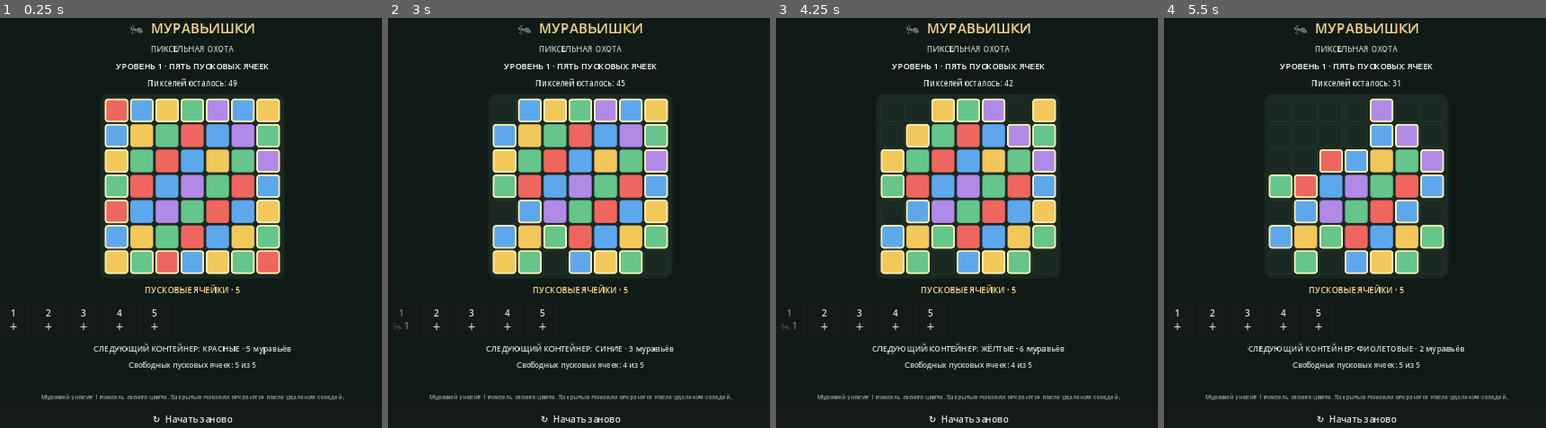
Above: before the commit, frames 1-4 (left to right).
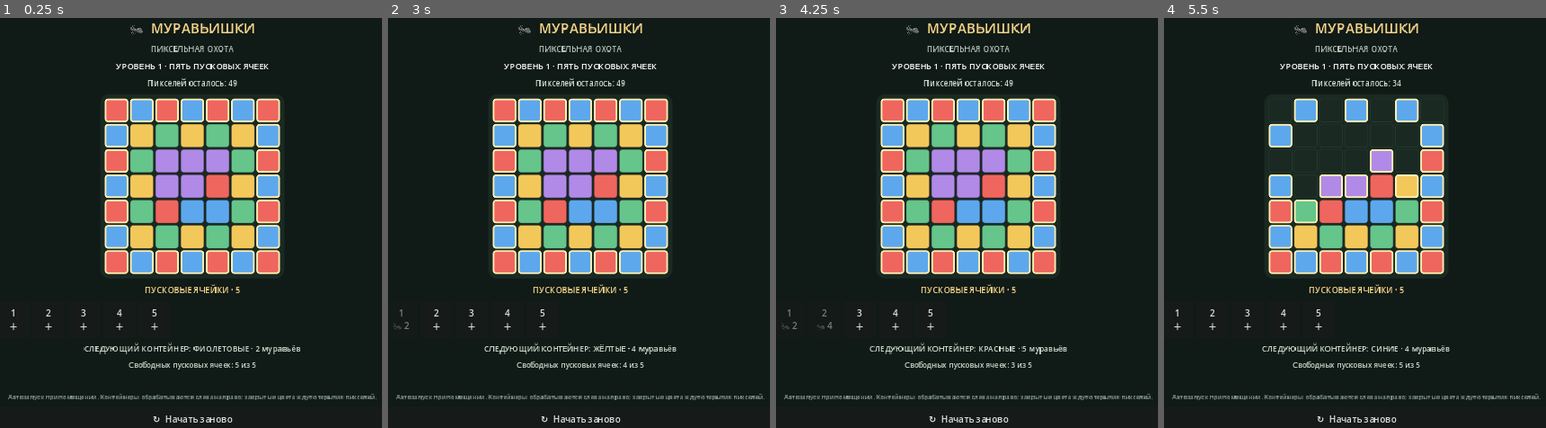
Above: after the commit, the same moments.

Repository: MaiklLX/Ants-Pixel-Hunt
Game: Godot game, scene res://scenes/main.tscn
The game is run twice, just before and just after one commit, with the same random seed, the same clock (stepped at 60 frames per second) and the same inputs.
Inputs:
- Up to frame 1 (0.25 s): no input
- Up to frame 2 (3 s): click "↻ Начать заново" at 0.5 s; click "↻ Начать заново" at 1.25 s; click "↻ Начать заново" at 2 s; click "1 ＋" at 2.75 s
- Up to frame 3 (4.25 s): click "2 ＋" at 3.5 s
- Up to frame 4 (5.5 s): click "3 ＋" at 4.25 s; click "4 ＋" at 5 s

The runs differ from the first frame. In frame 1, 11% of the frame differs, in the area x 2-99%, y 19-94%; in frame 2, 12%; in frame 3, 14%, in the area x 2-99%, y 15-94%; in frame 4, 13%.

Commit message:
KT-006: add layered pixel board and automatic slot priority

Diff:
--- a/scripts/main.gd
+++ b/scripts/main.gd
@@ -44,24 +44,21 @@
 
 func _reset_level() -> void:
 	board = [
-		["red", "blue", "yellow", "green", "purple", "blue", "yellow"],
-		["blue", "yellow", "green", "red", "blue", "purple", "green"],
-		["yellow", "green", "red", "blue", "yellow", "green", "purple"],
-		["green", "red", "blue", "purple", "green", "red", "blue"],
-		["red", "blue", "purple", "green", "red", "blue", "yellow"],
-		["blue", "yellow", "green", "red", "blue", "yellow", "green"],
-		["yellow", "green", "red", "blue", "yellow", "green", "red"]
+		["red", "blue", "red", "blue", "red", "blue", "red"],
+		["blue", "yellow", "green", "yellow", "green", "yellow", "blue"],
+		["red", "green", "purple", "purple", "purple", "green", "red"],
+		["blue", "yellow", "purple", "purple", "red", "yellow", "blue"],
+		["red", "green", "red", "blue", "blue", "green", "red"],
+		["blue", "yellow", "green", "yellow", "green", "yellow", "blue"],
+		["red", "blue", "red", "blue", "red", "blue", "red"]
 	]
 	incoming = [
-		{"color":"red", "ants":5}, {"color":"blue", "ants":3},
-		{"color":"yellow", "ants":6}, {"color":"green", "ants":4},
-		{"color":"purple", "ants":2}, {"color":"red", "ants":4},
-		{"color":"blue", "ants":5}, {"color":"green", "ants":3},
-		{"color":"yellow", "ants":4}, {"color":"purple", "ants":3},
-		{"color":"red", "ants":6}, {"color":"blue", "ants":4},
-		{"color":"green", "ants":5}, {"color":"yellow", "ants":3},
-		{"color":"red", "ants":4}, {"color":"blue", "ants":5},
-		{"color":"green", "ants":4}, {"color":"yellow", "ants":5}
+		{"color":"purple", "ants":2}, {"color":"yellow", "ants":4},
+		{"color":"red", "ants":5}, {"color":"green", "ants":4},
+		{"color":"blue", "ants":4}, {"color":"purple", "ants":3},
+		{"color":"yellow", "ants":4}, {"color":"red", "ants":5},
+		{"color":"green", "ants":4}, {"color":"blue", "ants":5},
+		{"color":"red", "ants":4}, {"color":"blue", "ants":5}
 	]
 	slots = [null, null, null, null, null]
 	next_container = 0
@@ -164,7 +161,7 @@
 	layout.add_child(message)
 
 	var rule := Label.new()
-	rule.text = "Муравей уносит 1 пиксель своего цвета. Закрытые пиксели откроются после удаления соседей."
+	rule.text = "Автозапуск при помещении. Контейнеры обрабатываются слева направо; закрытые цвета ждут открытия пикселей."
 	rule.horizontal_alignment = HORIZONTAL_ALIGNMENT_CENTER
 	rule.autowrap_mode = TextServer.AUTOWRAP_WORD_SMART
 	rule.add_theme_font_size_override("font_size", 11)
@@ -275,6 +272,8 @@
 	var changed := true
 	while changed:
 		changed = false
+		# Приоритет автозапуска фиксирован: слева направо. Выбор ячейки
+		# задаёт позицию контейнера в очереди обработки этого цикла.
 		for i in range(SLOT_COUNT):
 			if slots[i] == null:
 				continue
